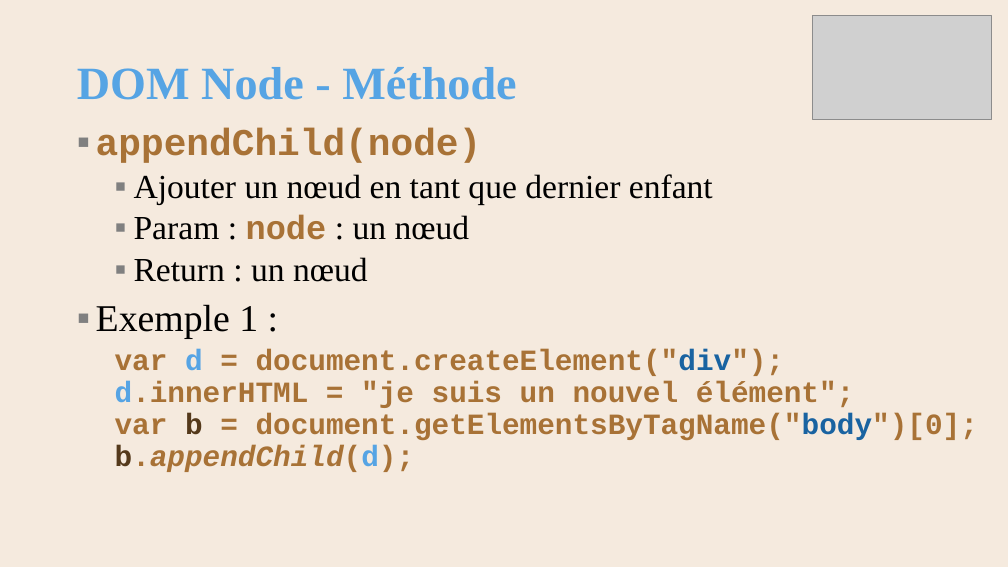
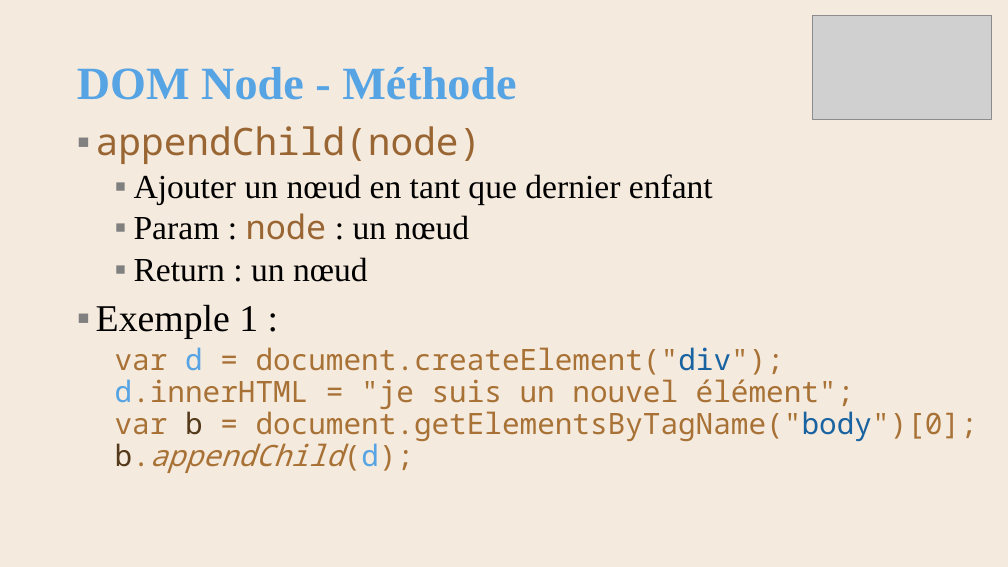
Before and after one commit to AlainWafflard/4IPW3, a slide deck: slide 36 of syllabus/17_javascript/syllabus_17_js.pptx. Drawn at 1008x567 pixels with LibreOffice and Linux fonts; fonts in the diff are those of the drawing; grey boxes stand for pictures; background and template pictures are left out. Boxes give left, top, right and bottom in pixels: in the first picture for what was removed or moved away, otherwise in the second. Text is boxed around its words. In the diff, an @@ line names an element or a change of style, - is before the commit and + after.

```diff
--- a/syllabus/17_javascript/syllabus_17_js.pptx
+++ b/syllabus/17_javascript/syllabus_17_js.pptx
@@ text at <box>96,126,978,473</box>: font Courier New to Noto Sans Mono, bold off in "appendChild(node)", "node", "var d = document.createElement("div"); d.innerHTML = "je ..."; text colour #A87236 to #996633 in "appendChild(node)", "node" @@
```
Also in this commit, not shown: 40 other slides changed, 6 other files.
